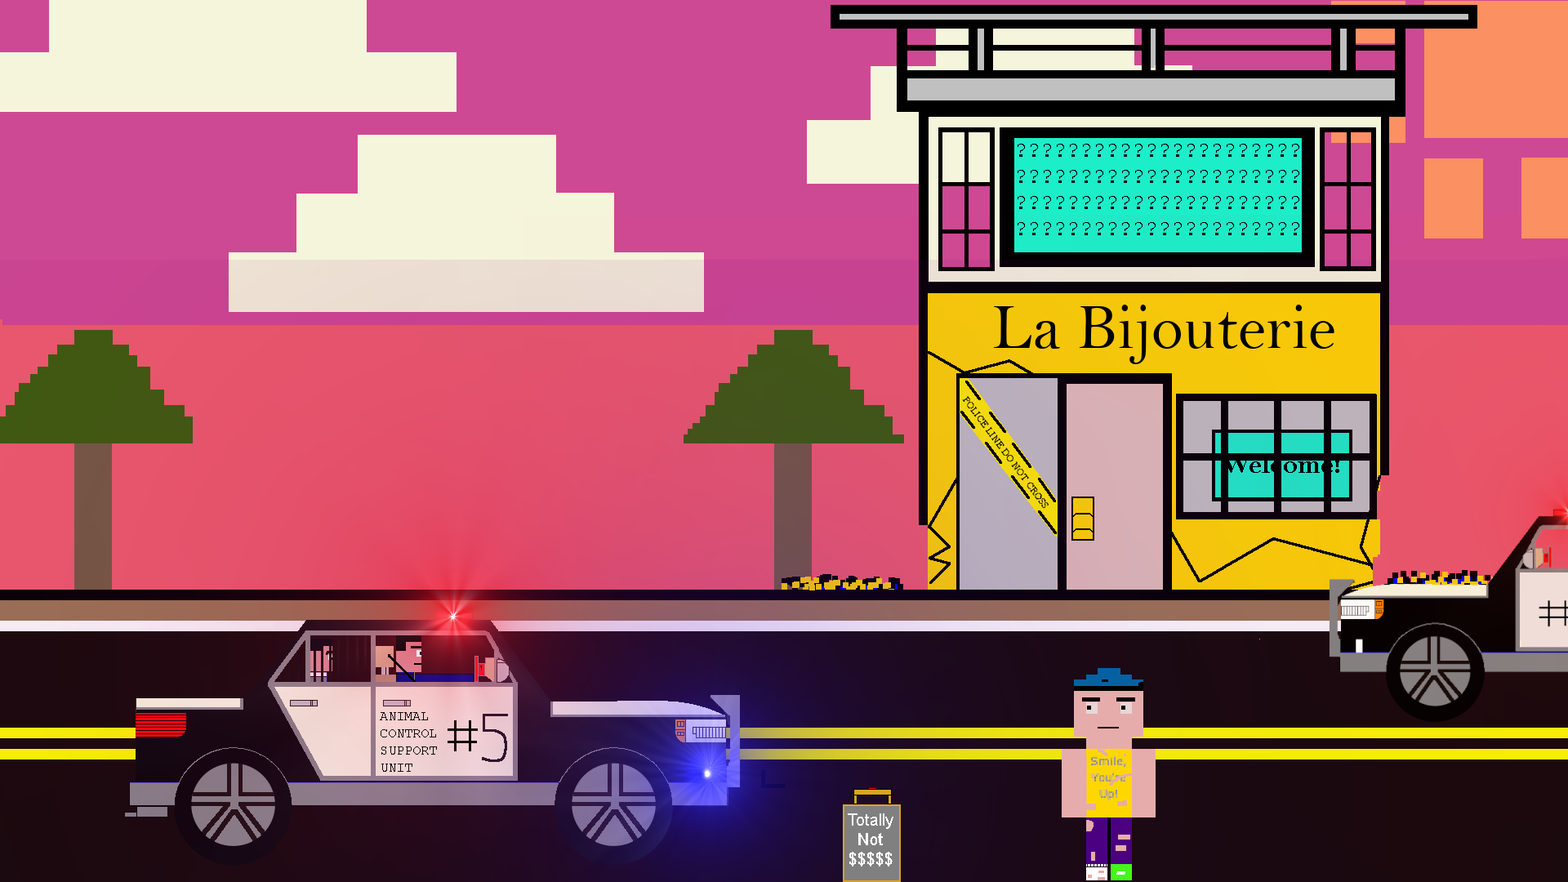
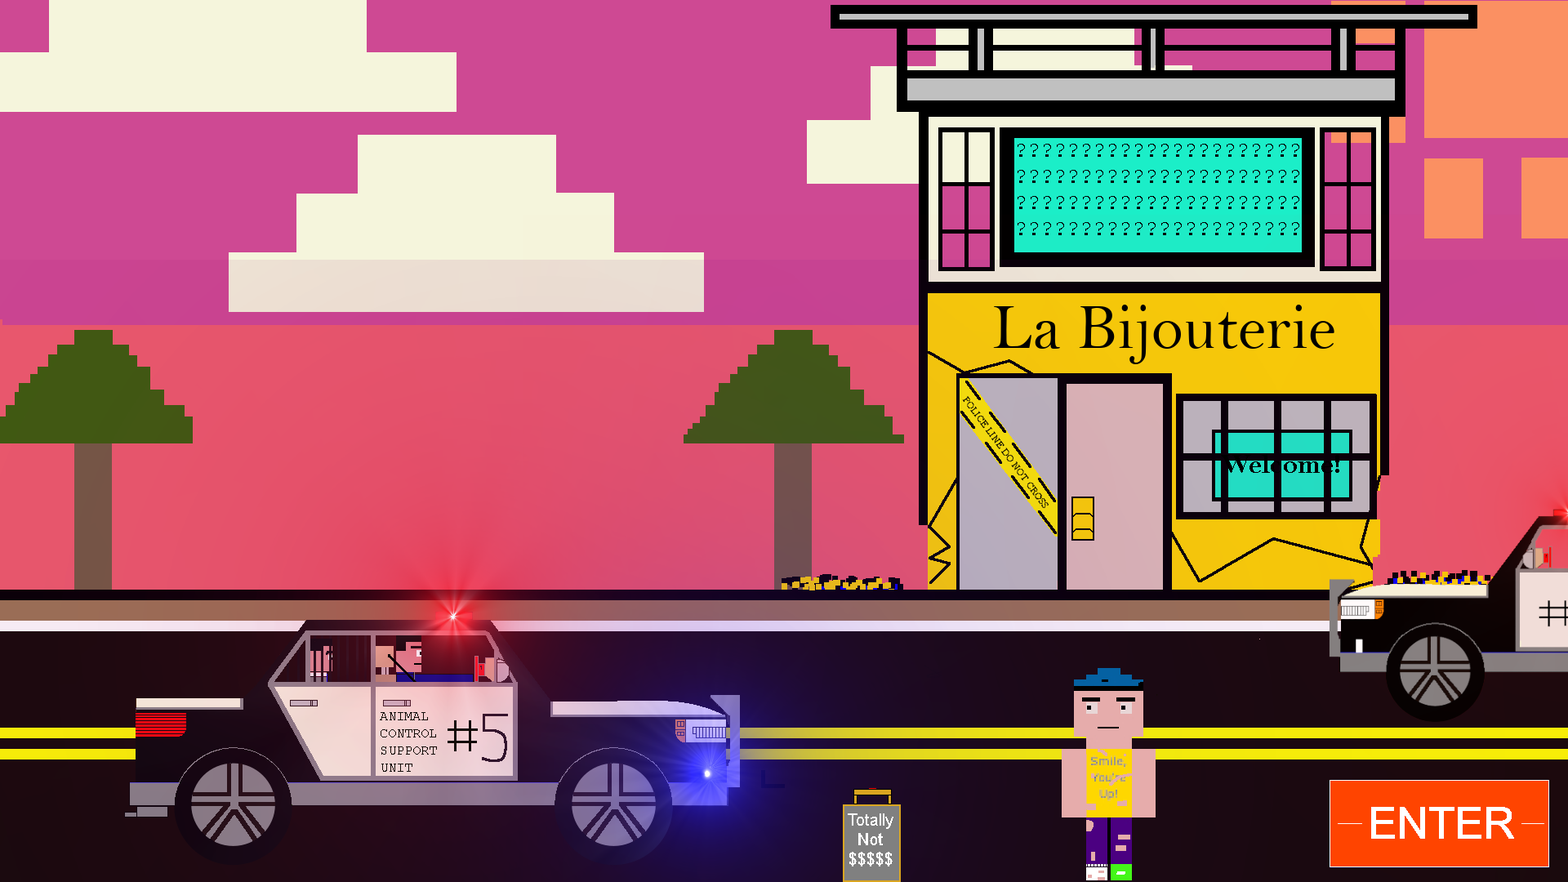
Layer changes from the first w=1568, h=882 image to the second:
added layer "ENTER.xcf copy" above "Cash copy" over [1329,779,1551,869]